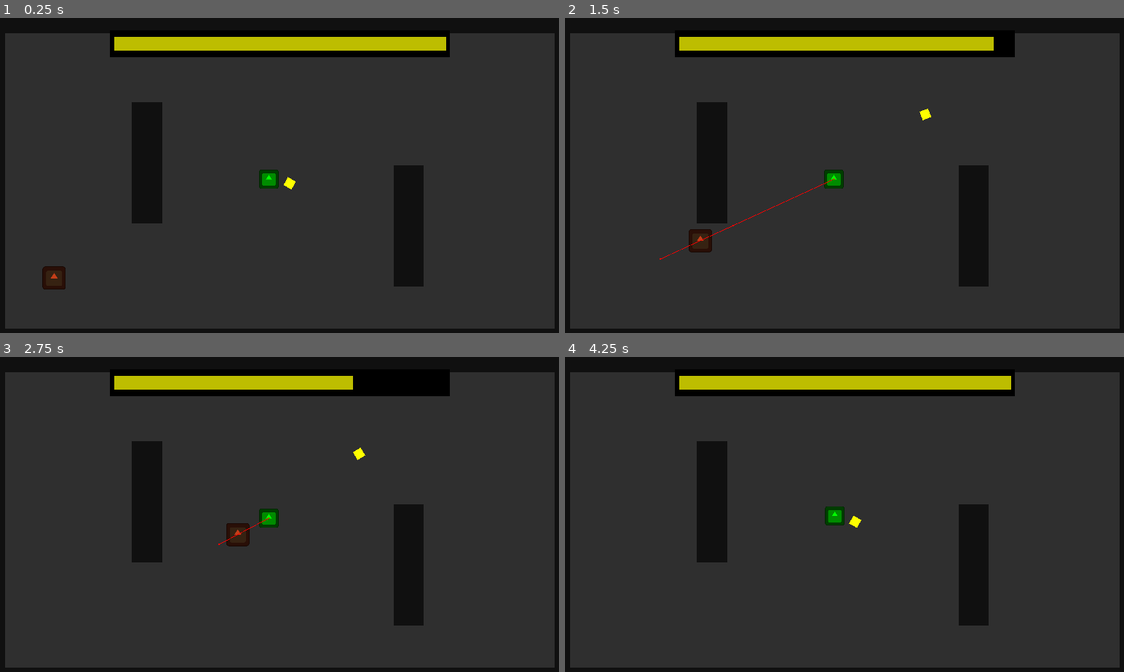
Above: before the commit, frames 1-4 (two rows, left to right).
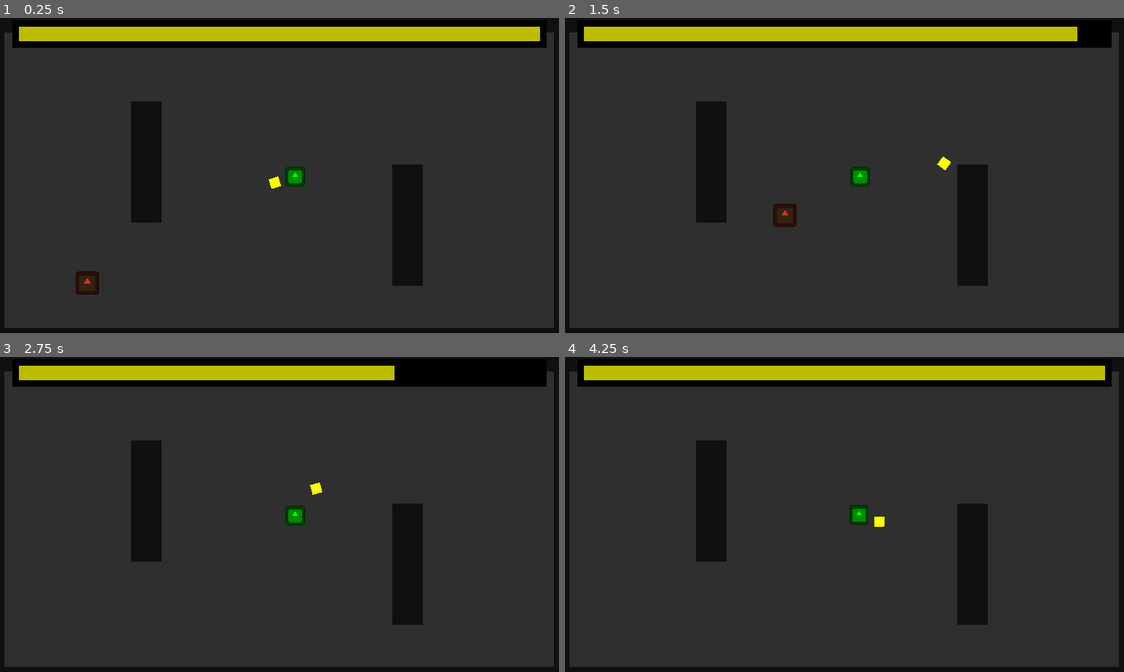
Above: after the commit, the same moments.

Repository: DeepRestGames/pirate-software-game-jam-16
Game: Godot game, scene res://Scenes/MainScene.tscn
Two runs of this game, one before a commit and one after it. Both use one fixed random seed, a clock stepped at 60 frames per second and the inputs below. The engine's default icon, where the game draws it, is replaced by a stand-in: a white triangle on a blue panel in a dark square.
Inputs (mouse positions are in pixels of both pictures, inside the frame that each line leads up to):
- Up to frame 1 (0.25 s): no input
- Up to frame 2 (1.5 s): tap Enter at 0.5 s; move the mouse to (973, 166) at 0.52 s; hold Space (throw_boomerang) 0.53-1.28 s; move the mouse to (727, 197) at 1.27 s; tap Space (throw_boomerang) at 1.35 s
- Up to frame 3 (2.75 s): move the mouse to (335, 448) at 2.02 s; hold Space (throw_boomerang) from 2.03 s (still down)
- Up to frame 4 (4.25 s): move the mouse to (816, 586) at 2.77 s; release Space (throw_boomerang) at 2.78 s; tap Space (throw_boomerang) at 2.85 s; move the mouse to (1017, 568) at 3.52 s; hold Space (throw_boomerang) from 3.53 s (still down)

The runs differ from the first frame. In frame 1, 9.1% of the frame differs, in the area x 0-100%, y 2-99%; in frame 2, 9.1%; in frame 3, 8.0%; in frame 4, 8.6%.

Commit message:
Added player death, fixed UI, added enemy polymorphism

Diff:
--- a/Scenes/Boomerang.tscn
+++ b/Scenes/Boomerang.tscn
@@ -1,6 +1,6 @@
 [gd_scene load_steps=5 format=3 uid="uid://b5p4evkgrownv"]
 
-[ext_resource type="Script" path="res://Scripts/Boomerang/Boomerang.gd" id="1_s7dak"]
+[ext_resource type="Script" path="res://Scripts/Boomerang.gd" id="1_s7dak"]
 [ext_resource type="Texture2D" uid="uid://ctdwfv58t2cdu" path="res://Assets/Placeholders/WhiteSprites.png" id="2_75c15"]
 
 [sub_resource type="PhysicsMaterial" id="PhysicsMaterial_tui1e"]
@@ -27,5 +27,5 @@
 
 [node name="Sprite2D" type="Sprite2D" parent="."]
 modulate = Color(1, 1, 0, 1)
-scale = Vector2(0.3, 0.3)
+scale = Vector2(0.2, 0.2)
 texture = ExtResource("2_75c15")
--- a/Scenes/EnemyBase.tscn
+++ b/Scenes/Enemies/EnemyWalking.tscn
@@ -1,12 +1,12 @@
 [gd_scene load_steps=4 format=3 uid="uid://1jxgf3akb6ir"]
 
 [ext_resource type="Texture2D" uid="uid://vrfkmlq6h0im" path="res://icon.svg" id="1_4y8ww"]
-[ext_resource type="Script" path="res://Scripts/EnemyBase.gd" id="1_5dndt"]
+[ext_resource type="Script" path="res://Scripts/Enemies/EnemyWalking.gd" id="1_5dndt"]
 
 [sub_resource type="CircleShape2D" id="CircleShape2D_w56bn"]
 radius = 35.0
 
-[node name="EnemyBase" type="CharacterBody2D"]
+[node name="EnemyBase" type="CharacterBody2D" groups=["Enemies"]]
 collision_layer = 4
 collision_mask = 10
 motion_mode = 1
@@ -22,8 +22,6 @@
 shape = SubResource("CircleShape2D_w56bn")
 
 [node name="NavigationAgent2D" type="NavigationAgent2D" parent="."]
-debug_enabled = true
-debug_use_custom = true
 debug_path_custom_color = Color(1, 0, 0, 1)
 debug_path_custom_line_width = 2.0
 
--- a/Scenes/MainCharacter.tscn
+++ b/Scenes/MainCharacter.tscn
@@ -11,7 +11,7 @@
 size = Vector2(30, 30)
 
 [node name="MainCharacter" type="CharacterBody2D" groups=["MainCharacter"]]
-collision_mask = 10
+collision_mask = 14
 motion_mode = 1
 wall_min_slide_angle = 0.0
 script = ExtResource("1_niili")
@@ -25,8 +25,6 @@
 shape = SubResource("CircleShape2D_4meyu")
 
 [node name="NavigationAgent2D" type="NavigationAgent2D" parent="."]
-debug_enabled = true
-debug_use_custom = true
 debug_path_custom_color = Color(0, 1, 0, 1)
 debug_path_custom_line_width = 2.0
 
@@ -48,7 +46,7 @@
 
 [node name="Sprite2D" type="Sprite2D" parent="Boomerang"]
 modulate = Color(1, 1, 0, 1)
-scale = Vector2(0.3, 0.3)
+scale = Vector2(0.2, 0.2)
 texture = ExtResource("3_6qemi")
 
 [connection signal="timeout" from="PathCalculationTimer" to="." method="_on_path_calculation_timer_timeout"]
--- a/Scenes/MainScene.tscn
+++ b/Scenes/MainScene.tscn
@@ -1,15 +1,16 @@
-[gd_scene load_steps=8 format=3 uid="uid://edt3lay8k3tl"]
+[gd_scene load_steps=10 format=3 uid="uid://edt3lay8k3tl"]
 
 [ext_resource type="Texture2D" uid="uid://ctdwfv58t2cdu" path="res://Assets/Placeholders/WhiteSprites.png" id="1_24xp7"]
+[ext_resource type="Script" path="res://Scripts/Enemies/EnemySpawner.gd" id="2_logu1"]
 [ext_resource type="PackedScene" uid="uid://blwtacw6rbdye" path="res://Scenes/MainCharacter.tscn" id="3_6x4vx"]
 [ext_resource type="PackedScene" uid="uid://dwmnwwfbcm0xb" path="res://Scenes/UI.tscn" id="3_cbco8"]
 [ext_resource type="PackedScene" uid="uid://b5p4evkgrownv" path="res://Scenes/Boomerang.tscn" id="4_xbjpj"]
-[ext_resource type="PackedScene" uid="uid://1jxgf3akb6ir" path="res://Scenes/EnemyBase.tscn" id="5_l3pjq"]
+[ext_resource type="PackedScene" uid="uid://1jxgf3akb6ir" path="res://Scenes/Enemies/EnemyWalking.tscn" id="5_l3pjq"]
 
 [sub_resource type="NavigationPolygon" id="NavigationPolygon_41o6l"]
-vertices = PackedVector2Array(1061, 682, 1472, 801.992, -320, 801.992, 941, 682, 199, 473, 941, 262, 79, 473, -320, -154.992, 79, 53, 1472, -154.992, 199, 53, 1061, 262)
+vertices = PackedVector2Array(482.656, 355.344, 893.656, 475.328, -898.344, 475.328, 362.656, 355.344, -379.344, 146.344, 362.656, -64.6563, -499.344, 146.344, -898.344, -481.656, -499.344, -273.656, 893.656, -481.656, -379.344, -273.656, 482.656, -64.6563)
 polygons = Array[PackedInt32Array]([PackedInt32Array(0, 1, 2, 3), PackedInt32Array(3, 2, 4, 5), PackedInt32Array(6, 4, 2), PackedInt32Array(6, 2, 7, 8), PackedInt32Array(8, 7, 9, 10), PackedInt32Array(9, 1, 0, 11), PackedInt32Array(10, 9, 11, 5), PackedInt32Array(10, 5, 4)])
-outlines = Array[PackedVector2Array]([PackedVector2Array(-376, -216, -376, 856, 1528, 856, 1528, -216)])
+outlines = Array[PackedVector2Array]([PackedVector2Array(-933.333, -520, -938.333, 516.667, 940, 516.667, 930, -515)])
 
 [sub_resource type="RectangleShape2D" id="RectangleShape2D_k3fm6"]
 
@@ -17,25 +18,22 @@
 size = Vector2(20, 20)
 
 [node name="MainScene" type="Node2D"]
-position = Vector2(384, 216)
+scale = Vector2(0.6, 0.6)
 
 [node name="Environment" type="Node2D" parent="."]
 
 [node name="NavigationRegion2D" type="NavigationRegion2D" parent="Environment"]
-position = Vector2(1, 0)
 navigation_polygon = SubResource("NavigationPolygon_41o6l")
 
 [node name="Ground" type="Sprite2D" parent="Environment/NavigationRegion2D"]
 modulate = Color(0.184713, 0.184713, 0.184713, 1)
-position = Vector2(575, 327)
 scale = Vector2(19.06, 10.44)
 texture = ExtResource("1_24xp7")
 
 [node name="Walls" type="Node2D" parent="Environment/NavigationRegion2D"]
-position = Vector2(-1, 0)
 
 [node name="StaticBody2D" type="StaticBody2D" parent="Environment/NavigationRegion2D/Walls"]
-position = Vector2(-359, 331)
+position = Vector2(-938.333, 4.33334)
 scale = Vector2(3, 60)
 collision_layer = 8
 collision_mask = 0
@@ -48,7 +46,7 @@
 mesh = SubResource("QuadMesh_sps2i")
 
 [node name="StaticBody2D2" type="StaticBody2D" parent="Environment/NavigationRegion2D/Walls"]
-position = Vector2(1513, 331)
+position = Vector2(933.667, 4.33334)
 scale = Vector2(3, 60)
 collision_layer = 8
 collision_mask = 0
@@ -61,7 +59,7 @@
 mesh = SubResource("QuadMesh_sps2i")
 
 [node name="StaticBody2D3" type="StaticBody2D" parent="Environment/NavigationRegion2D/Walls"]
-position = Vector2(575, -195)
+position = Vector2(-4.33325, -521.667)
 rotation = -1.57079
 scale = Vector2(3, 100)
 collision_layer = 8
@@ -75,7 +73,7 @@
 mesh = SubResource("QuadMesh_sps2i")
 
 [node name="StaticBody2D4" type="StaticBody2D" parent="Environment/NavigationRegion2D/Walls"]
-position = Vector2(575, 842)
+position = Vector2(-4.33325, 515.333)
 rotation = -1.57079
 scale = Vector2(3, 100)
 collision_layer = 8
@@ -89,7 +87,7 @@
 mesh = SubResource("QuadMesh_sps2i")
 
 [node name="StaticBody2D5" type="StaticBody2D" parent="Environment/NavigationRegion2D/Walls"]
-position = Vector2(140, 263)
+position = Vector2(-439.333, -63.6667)
 scale = Vector2(5, 20)
 collision_layer = 8
 collision_mask = 0
@@ -102,7 +100,7 @@
 mesh = SubResource("QuadMesh_sps2i")
 
 [node name="StaticBody2D6" type="StaticBody2D" parent="Environment/NavigationRegion2D/Walls"]
-position = Vector2(1002, 472)
+position = Vector2(422.667, 145.333)
 scale = Vector2(5, 20)
 collision_layer = 8
 collision_mask = 15
@@ -115,24 +113,20 @@
 mesh = SubResource("QuadMesh_sps2i")
 
 [node name="EnemySpawner" type="Node2D" parent="."]
+script = ExtResource("2_logu1")
 
 [node name="EnemyBase" parent="EnemySpawner" instance=ExtResource("5_l3pjq")]
-position = Vector2(-167, 644)
+position = Vector2(-633.333, 336.667)
 
 [node name="Camera2D" type="Camera2D" parent="."]
-position = Vector2(576, 324)
-zoom = Vector2(0.6, 0.6)
 
 [node name="MainCharacter" parent="." node_paths=PackedStringArray("flying_boomerang") instance=ExtResource("3_6x4vx")]
-position = Vector2(541, 317)
+position = Vector2(51.6667, -15.6667)
 flying_boomerang = NodePath("../Boomerang")
 
 [node name="Boomerang" parent="." instance=ExtResource("4_xbjpj")]
 visible = false
-position = Vector2(605, 291)
+position = Vector2(115.667, -41.6667)
 
 [node name="UI" parent="." instance=ExtResource("3_cbco8")]
-offset_left = 578.0
-offset_top = -191.0
-offset_right = 578.0
-offset_bottom = -191.0
+custom_minimum_size = Vector2(1920, 1080)
--- a/Scenes/UI.tscn
+++ b/Scenes/UI.tscn
@@ -1,20 +1,23 @@
-[gd_scene load_steps=2 format=3 uid="uid://dwmnwwfbcm0xb"]
+[gd_scene load_steps=3 format=3 uid="uid://dwmnwwfbcm0xb"]
 
-[ext_resource type="Script" path="res://Scripts/Boomerang/UI_BoomerangFlyTime.gd" id="1_bu7ua"]
+[ext_resource type="Script" path="res://Scripts/UI/UI_BoomerangFlyTime.gd" id="1_bu7ua"]
+[ext_resource type="Script" path="res://Scripts/UI/UI_PlayerDeath.gd" id="2_67205"]
 
 [node name="UI" type="Control"]
+custom_minimum_size = Vector2(1152, 648)
 layout_mode = 3
 anchors_preset = 15
 anchor_right = 1.0
 anchor_bottom = 1.0
 grow_horizontal = 2
 grow_vertical = 2
+metadata/_edit_use_anchors_ = true
 
 [node name="BoomerangFlyTime" type="Control" parent="."]
-custom_minimum_size = Vector2(1152, 120)
+custom_minimum_size = Vector2(1152, 100)
 layout_mode = 1
 anchor_right = 1.0
-anchor_bottom = 0.111111
+anchor_bottom = 0.154321
 grow_horizontal = 2
 script = ExtResource("1_bu7ua")
 metadata/_edit_use_anchors_ = true
@@ -22,10 +25,10 @@
 [node name="FlyTimeContainer" type="ColorRect" parent="BoomerangFlyTime"]
 layout_mode = 1
 anchors_preset = -1
-anchor_left = 0.0140625
-anchor_top = 0.133333
-anchor_right = 0.985937
-anchor_bottom = 0.866667
+anchor_left = 0.0416667
+anchor_top = 0.04
+anchor_right = 0.958333
+anchor_bottom = 0.59
 grow_horizontal = 2
 grow_vertical = 2
 color = Color(0, 0, 0, 1)
@@ -70,7 +73,41 @@
 theme_override_colors/font_color = Color(1, 1, 0, 1)
 theme_override_colors/font_outline_color = Color(1, 0, 0, 1)
 theme_override_constants/outline_size = 5
-theme_override_font_sizes/font_size = 50
+theme_override_font_sizes/font_size = 45
 text = "RETRIEVING WEAPON"
 horizontal_alignment = 1
 vertical_alignment = 1
+
+[node name="PlayerDeath" type="Control" parent="."]
+layout_mode = 1
+anchors_preset = 15
+anchor_right = 1.0
+anchor_bottom = 1.0
+grow_horizontal = 2
+grow_vertical = 2
+script = ExtResource("2_67205")
+metadata/_edit_use_anchors_ = true
+
+[node name="ColorRect" type="ColorRect" parent="PlayerDeath"]
+visible = false
+custom_minimum_size = Vector2(0, 120)
+layout_mode = 1
+anchors_preset = 15
+anchor_right = 1.0
+anchor_bottom = 1.0
+grow_horizontal = 2
+grow_vertical = 2
+color = Color(0, 0, 0, 1)
+
+[node name="Label" type="Label" parent="PlayerDeath/ColorRect"]
+layout_mode = 1
+anchors_preset = 15
+anchor_right = 1.0
+anchor_bottom = 1.0
+grow_horizontal = 2
+grow_vertical = 2
+theme_override_font_sizes/font_size = 40
+text = "YOU DIED
+Press R to try again"
+horizontal_alignment = 1
+vertical_alignment = 1
--- /dev/null
+++ b/Scripts/Enemies/EnemyBase.gd
@@ -0,0 +1,21 @@
+class_name EnemyBase
+extends CharacterBody2D
+
+
+@export var MOVEMENT_SPEED: float = 300
+var main_character: MainCharacter
+
+@onready var navigation_agent = $NavigationAgent2D as NavigationAgent2D
+
+
+func _ready() -> void:
+	main_character = get_tree().get_first_node_in_group("MainCharacter")
+	EventBus.connect("player_death", stop_chasing_player)
+
+
+func stop_chasing_player():
+	pass
+
+
+func take_damage():
+	queue_free()
--- /dev/null
+++ b/Scripts/Enemies/EnemySpawner.gd
@@ -0,0 +1,4 @@
+extends Node2D
+
+
+@export var enemy_scene:EnemyBase
--- a/Scripts/EnemyBase.gd
+++ b/Scripts/Enemies/EnemyWalking.gd
@@ -1,14 +1,8 @@
-extends CharacterBody2D
+class_name EnemyWalking
+extends EnemyBase
 
 
-const MOVEMENT_SPEED: float = 300
-var main_character: MainCharacter
-
-@onready var navigation_agent = $NavigationAgent2D as NavigationAgent2D
-
-
-func _ready() -> void:
-	main_character = get_tree().get_first_node_in_group("MainCharacter")
+@onready var path_calculation_timer = $PathCalculationTimer as Timer
 
 
 func _physics_process(delta: float) -> void:
@@ -23,8 +17,8 @@
 				take_damage()
 
 
-func take_damage():
-	queue_free()
+func stop_chasing_player():
+	path_calculation_timer.stop()
 
 
 func make_path() -> void:
--- a/Scripts/EventBus.gd
+++ b/Scripts/EventBus.gd
@@ -7,3 +7,5 @@
 signal fly_time_reset
 
 signal throw_boomerang(starting_global_position)
+
+signal player_death
--- a/Scripts/MainCharacter.gd
+++ b/Scripts/MainCharacter.gd
@@ -28,7 +28,6 @@
 
 
 func _physics_process(delta: float) -> void:
-
 	# Get navigation agent path only if boomerang is on the ground
 	if boomerang_on_ground:
 		var direction = to_local(navigation_agent.get_next_path_position()).normalized()
@@ -49,6 +48,14 @@
 
 			if collision.get_collider() is Boomerang:
 				boomerang_reached()
+
+			if collision.get_collider().is_in_group("Enemies"):
+				take_damage()
+
+
+func take_damage():
+	EventBus.emit_signal("player_death")
+	hide()
 
 
 func throw_boomerang():
--- /dev/null
+++ b/Scripts/UI/UI_PlayerDeath.gd
@@ -0,0 +1,12 @@
+extends Control
+
+
+@onready var player_death_sceen = $ColorRect
+
+
+func _ready() -> void:
+		EventBus.connect("player_death", player_death)
+
+
+func player_death():
+	player_death_sceen.show()
--- a/project.godot
+++ b/project.godot
@@ -28,6 +28,7 @@
 
 MainCharacter=""
 Boomerang=""
+Enemies=""
 
 [input]
 
Renamed: Scripts/Boomerang/Boomerang.gd -> Scripts/Boomerang.gd
Renamed: Scripts/Boomerang/UI_BoomerangFlyTime.gd -> Scripts/UI/UI_BoomerangFlyTime.gd
